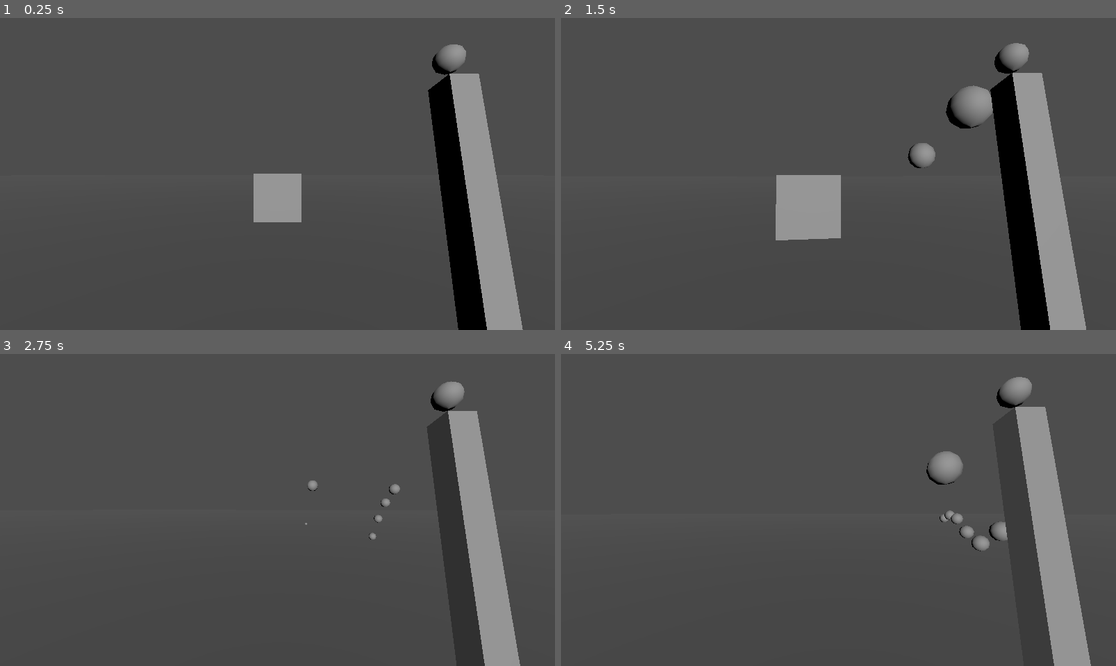
Above: before the commit, frames 1-4 (two rows, left to right).
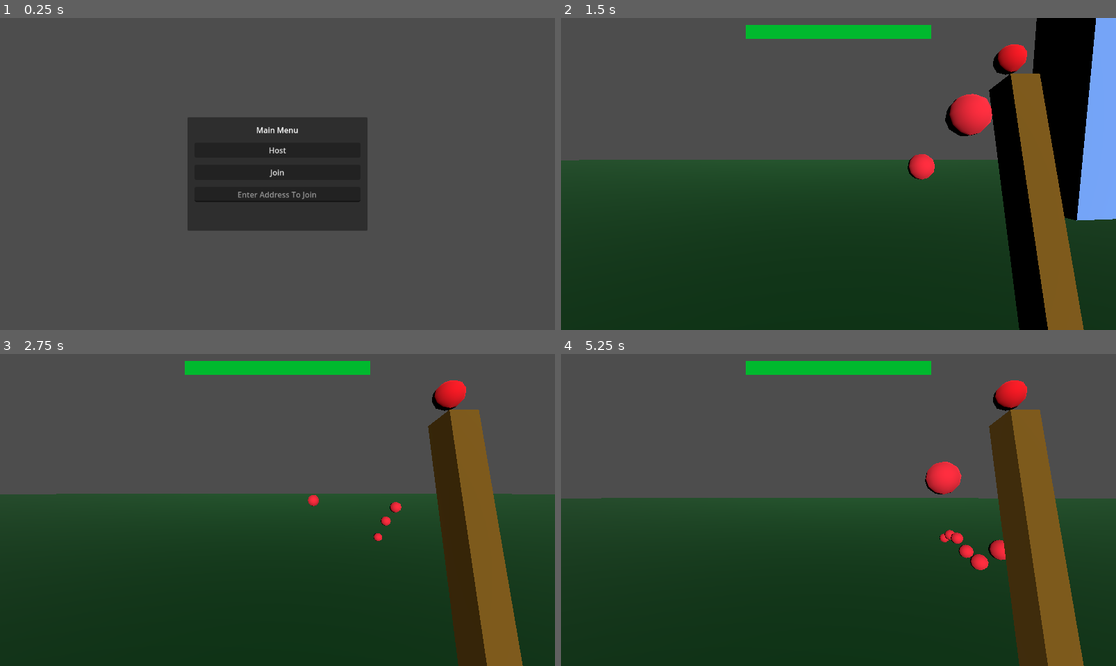
Above: after the commit, the same moments.

Repository: qrdean/Wizards-Duel
Game: Godot game, scene res://world.tscn
Two runs of this game, one before a commit and one after it. Both use one fixed random seed, a clock stepped at 60 frames per second and the inputs below.
Inputs (mouse positions are in pixels of both pictures, inside the frame that each line leads up to):
- Up to frame 1 (0.25 s): no input
- Up to frame 2 (1.5 s): click (838, 149) at 0.5 s, where only the run after the commit has a clickable "Host"; tap Enter at 1.25 s; move the mouse to (866, 174) at 1.27 s; press the mouse at (866, 174) at 1.28 s; hold W (forward) from 1.28 s (still down)
- Up to frame 3 (2.75 s): keep holding W (forward); tap Space (jump) at 1.52, 2.27 s; move the mouse to (249, 510) at 2.02 s; release the mouse at (249, 510) at 2.03 s; click (249, 510) at 2.1 s
- Up to frame 4 (5.25 s): keep holding W (forward); move the mouse to (849, 503) at 2.77 s; press the mouse at (849, 503) at 2.78 s; move the mouse to (832, 516) at 3.52 s; release the mouse at (832, 516) at 3.53 s; click (832, 516) at 3.6 s; tap Space (jump) at 3.77, 4.52 s; move the mouse to (877, 513) at 4.27 s; press the mouse at (877, 513) at 4.28 s; move the mouse to (794, 506) at 5.02 s; release the mouse at (794, 506) at 5.03 s; click (794, 506) at 5.1 s

The runs differ from the first frame. In frame 1, 21% of the frame differs, in the area x 33-95%, y 8-100%; in frame 2, 63%, in the area x 0-100%, y 0-100%; in frame 3, 60%; in frame 4, 60%.
Error after the commit: Assertion failed: UPNP Discover Failed! (res://world.gd:57)

Commit message:
update to accomodate upnp multiplayer

Diff:
--- a/bolt.gd
+++ b/bolt.gd
@@ -1,5 +1,6 @@
 extends Area3D
 
+var caster_id = null
 var speed = 10
 var velocity = Vector3()
 var damage = 25
@@ -10,9 +11,10 @@
 func _physics_process(delta):
 	position -= transform.basis.z * speed * delta
 
-
-func _on_body_entered(body):
-	if body.is_in_group("Enemy"):
-		body.take_damage(damage)
-
+func _on_area_entered(area):
+	print_debug(area)
+	print_debug(area.get_parent().name)
+	var parent = area.get_parent()
+	if parent != null && parent is Player && parent.name != caster_id:
+		parent.take_damage()
 	queue_free()
--- a/bolt.tscn
+++ b/bolt.tscn
@@ -1,6 +1,9 @@
-[gd_scene load_steps=3 format=3 uid="uid://brjjghno16ho7"]
+[gd_scene load_steps=4 format=3 uid="uid://brjjghno16ho7"]
 
 [ext_resource type="Script" path="res://bolt.gd" id="1_rbrq4"]
+
+[sub_resource type="StandardMaterial3D" id="StandardMaterial3D_8ael0"]
+albedo_color = Color(1, 0.145098, 0.223529, 1)
 
 [sub_resource type="SphereShape3D" id="SphereShape3D_logvi"]
 radius = 0.1
@@ -10,8 +13,9 @@
 
 [node name="CSGSphere3D" type="CSGSphere3D" parent="."]
 radius = 0.1
+material = SubResource("StandardMaterial3D_8ael0")
 
 [node name="CollisionShape3D" type="CollisionShape3D" parent="."]
 shape = SubResource("SphereShape3D_logvi")
 
-[connection signal="body_entered" from="." to="." method="_on_body_entered"]
+[connection signal="area_entered" from="." to="." method="_on_area_entered"]
--- a/player.gd
+++ b/player.gd
@@ -1,5 +1,5 @@
 extends CharacterBody3D
-
+class_name Player
 
 const SPEED = 5.0
 const JUMP_VELOCITY = 4.5
@@ -10,22 +10,29 @@
 var mouse_sense: float = 0.1
 @onready var head = $head
 @onready var camera = $head/Camera3D
-@onready var weapons = $weapons
-@onready var staff = $weapons/staff
+@onready var staff = $head/weapons/staff
+var health = 3
 
-signal fire(bullet, position, rotation)
+signal health_changed(health_value)
+
+func _enter_tree():
+	set_multiplayer_authority(str(name).to_int())
 
 func _ready():
+	if not is_multiplayer_authority(): return
+
 	Input.mouse_mode = Input.MOUSE_MODE_CAPTURED
+	camera.current = true
 
 func _input(event):
+	if not is_multiplayer_authority(): return
 	if event is InputEventMouseMotion:
 		rotate_y(deg_to_rad(-event.relative.x * mouse_sense))
 		head.rotate_x(deg_to_rad(-event.relative.y * mouse_sense))
-		weapons.rotate_x(deg_to_rad(-event.relative.y * mouse_sense))
 		head.rotation.x = clamp(head.rotation.x, deg_to_rad(-89), deg_to_rad(89))
 
 func _physics_process(delta):
+	if not is_multiplayer_authority(): return
 	# Add the gravity.
 	if not is_on_floor():
 		velocity.y -= gravity * delta
@@ -35,7 +42,7 @@
 		velocity.y = JUMP_VELOCITY
 
 	if Input.is_action_pressed("fire"):
-		staff.fire_staff_bolt()
+		fire.rpc()
 
 	# Get the input direction and handle the movement/deceleration.
 	# As good practice, you should replace UI actions with custom gameplay actions.
@@ -49,3 +56,14 @@
 		velocity.z = move_toward(velocity.z, 0, SPEED)
 
 	move_and_slide()
+
+func take_damage():
+	health -= 1
+	if health <= 0:
+		health = 3
+		position = Vector3.ZERO
+	health_changed.emit(health)
+
+@rpc("call_local")
+func fire():
+	staff.fire_staff_bolt(name)
--- a/player.tscn
+++ b/player.tscn
@@ -6,7 +6,25 @@
 [sub_resource type="CapsuleShape3D" id="CapsuleShape3D_frqbv"]
 height = 1.7
 
+[sub_resource type="SceneReplicationConfig" id="SceneReplicationConfig_75b50"]
+properties/0/path = NodePath(".:position")
+properties/0/spawn = true
+properties/0/sync = true
+properties/0/watch = false
+properties/1/path = NodePath(".:rotation")
+properties/1/spawn = true
+properties/1/sync = true
+properties/1/watch = false
+properties/2/path = NodePath("head:rotation")
+properties/2/spawn = true
+properties/2/sync = true
+properties/2/watch = false
+
+[sub_resource type="CylinderShape3D" id="CylinderShape3D_x6518"]
+height = 1.7
+
 [node name="CharacterBody3D" type="CharacterBody3D"]
+collision_layer = 2
 script = ExtResource("1_80w44")
 
 [node name="CSGCylinder3D" type="CSGCylinder3D" parent="."]
@@ -23,7 +41,17 @@
 
 [node name="Camera3D" type="Camera3D" parent="head"]
 
-[node name="weapons" type="Node3D" parent="."]
+[node name="weapons" type="Node3D" parent="head"]
+transform = Transform3D(1, 0, 0, 0, 1, 0, 0, 0, 1, 0, -1.30384, 0)
 
-[node name="staff" parent="weapons" instance=ExtResource("1_5d8d7")]
+[node name="staff" parent="head/weapons" instance=ExtResource("1_5d8d7")]
 transform = Transform3D(1, 0, 0, 0, 0.987507, 0.157572, 0, -0.157572, 0.987507, 0.635913, 0.896701, -0.623419)
+
+[node name="MultiplayerSynchronizer" type="MultiplayerSynchronizer" parent="."]
+replication_config = SubResource("SceneReplicationConfig_75b50")
+
+[node name="Area3D" type="Area3D" parent="."]
+
+[node name="CollisionShape3D" type="CollisionShape3D" parent="Area3D"]
+transform = Transform3D(1, 0, 0, 0, 1, 0, 0, 0, 1, 2.08165e-12, 0.85, 2.08165e-12)
+shape = SubResource("CylinderShape3D_x6518")
--- a/weapon.gd
+++ b/weapon.gd
@@ -5,14 +5,15 @@
 
 var can_fire = true
 
-@onready var sphere = $CSGSphere3D
+@onready var sphere = $FlameSphere
 @onready var timer = $Timer
 
-func fire_staff_bolt():
+func fire_staff_bolt(peer_id):
 	if can_fire:
 		can_fire = false
 		timer.start()
 		var newbullet = bullet.instantiate()
+		newbullet.caster_id = peer_id
 		add_child(newbullet)
 		newbullet.transform = sphere.global_transform
 
--- a/weapon.tscn
+++ b/weapon.tscn
@@ -1,18 +1,31 @@
-[gd_scene load_steps=3 format=3 uid="uid://crat4edjm3jh7"]
+[gd_scene load_steps=5 format=3 uid="uid://crat4edjm3jh7"]
 
 [ext_resource type="Script" path="res://weapon.gd" id="1_v6m6j"]
 [ext_resource type="PackedScene" uid="uid://brjjghno16ho7" path="res://bolt.tscn" id="2_ljryb"]
+
+[sub_resource type="StandardMaterial3D" id="StandardMaterial3D_3ada1"]
+albedo_color = Color(0.478431, 0.333333, 0, 1)
+
+[sub_resource type="StandardMaterial3D" id="StandardMaterial3D_jyn71"]
+transparency = 1
+albedo_color = Color(0.976471, 0, 0.0980392, 1)
+emission_enabled = true
+emission = Color(0.00784314, 0, 0, 1)
+subsurf_scatter_strength = 0.74
 
 [node name="staff" type="Node3D"]
 script = ExtResource("1_v6m6j")
 bullet = ExtResource("2_ljryb")
 
-[node name="CSGBox3D" type="CSGBox3D" parent="."]
+[node name="Stick" type="CSGBox3D" parent="."]
+layers = 2
 size = Vector3(0.1, 1.5, 0.1)
+material = SubResource("StandardMaterial3D_3ada1")
 
-[node name="CSGSphere3D" type="CSGSphere3D" parent="."]
+[node name="FlameSphere" type="CSGSphere3D" parent="."]
 transform = Transform3D(1, 0, 0, 0, 1, 0, 0, 0, 1, 0, 0.842187, 0)
 radius = 0.05
+material = SubResource("StandardMaterial3D_jyn71")
 
 [node name="Timer" type="Timer" parent="."]
 wait_time = 0.1
--- a/world.gd
+++ b/world.gd
@@ -1 +1,67 @@
-extends Node3D
+extends Node
+
+@onready var main_menu = $CanvasLayer/MainMenu
+@onready var address_entry = $CanvasLayer/MainMenu/MarginContainer/VBoxContainer/AddressEntry
+@onready var hud = $CanvasLayer/HUD
+@onready var health_bar = $CanvasLayer/HUD/ProgressBar
+
+const Player = preload("res://player.tscn")
+const PORT = 9999
+var enet_peer = ENetMultiplayerPeer.new()
+
+func _on_host_button_pressed():
+	main_menu.hide()
+	hud.show()
+
+	enet_peer.create_server(PORT)
+	multiplayer.multiplayer_peer = enet_peer
+	multiplayer.peer_connected.connect(add_player)
+	multiplayer.peer_disconnected.connect(remove_player)
+
+	add_player(multiplayer.get_unique_id())
+
+	upnp_setup()
+
+func _on_join_button_pressed():
+	main_menu.hide()
+	hud.show()
+
+	# enet_peer.create_client(address_entry.text, PORT)
+	enet_peer.create_client("localhost", PORT)
+	multiplayer.multiplayer_peer = enet_peer
+
+
+func add_player(peer_id):
+	var player = Player.instantiate()
+	player.name = str(peer_id)
+	add_child(player)
+	if player.is_multiplayer_authority():
+		player.health_changed.connect(update_health_bar)
+
+func remove_player(peer_id):
+	var player = get_node_or_null(str(peer_id))
+	if player:
+		player.queue_free()
+
+func update_health_bar(health):
+	health_bar.value = health
+
+func _on_multiplayer_spawner_spawned(node):
+	if node.is_multiplayer_authority():
+		node.health_changed.connect(update_health_bar)
+
+
+func upnp_setup():
+	var upnp = UPNP.new()
+	var discover_result = upnp.discover()
+	assert(discover_result == UPNP.UPNP_RESULT_SUCCESS, \
+		"UPNP Discover Failed!")
+
+	assert(upnp.get_gateway() and upnp.get_gateway().is_valid_gateway(), \
+		"UPNP Invalid Gateway!")
+
+	var map_result = upnp.add_port_mapping(PORT)
+	assert(map_result == UPNP.UPNP_RESULT_SUCCESS, \
+		"UPNP Port Mapping Failed! Error %s" % map_result)
+
+	print("Success! Join Address: %s" % upnp.query_external_address())
--- a/world.tscn
+++ b/world.tscn
@@ -1,23 +1,121 @@
-[gd_scene load_steps=4 format=3 uid="uid://ctevcm235eqif"]
+[gd_scene load_steps=11 format=3 uid="uid://drbsqqyw0o702"]
 
 [ext_resource type="Script" path="res://world.gd" id="1_01kec"]
-[ext_resource type="PackedScene" uid="uid://6dbijodhjvl" path="res://player.tscn" id="1_ajfb4"]
+
+[sub_resource type="StyleBoxFlat" id="StyleBoxFlat_gw7he"]
+bg_color = Color(0.898039, 0.160784, 0, 1)
+
+[sub_resource type="StyleBoxFlat" id="StyleBoxFlat_rx8tp"]
+bg_color = Color(0, 0.72549, 0.180392, 1)
+
+[sub_resource type="StandardMaterial3D" id="StandardMaterial3D_jo5ld"]
+albedo_color = Color(0, 0.341176, 0.117647, 1)
 
 [sub_resource type="BoxShape3D" id="BoxShape3D_egpcj"]
-size = Vector3(500, 0.1, 500)
+size = Vector3(250, 0.1, 250)
 
-[node name="world" type="Node3D"]
+[sub_resource type="StandardMaterial3D" id="StandardMaterial3D_c0kos"]
+albedo_color = Color(0.439216, 0.631373, 0.960784, 1)
+metallic = 0.26
+
+[sub_resource type="BoxShape3D" id="BoxShape3D_8uta0"]
+size = Vector3(1, 10, 1)
+
+[sub_resource type="StandardMaterial3D" id="StandardMaterial3D_s3rl1"]
+albedo_color = Color(0.439216, 0.631373, 0.960784, 1)
+
+[sub_resource type="StandardMaterial3D" id="StandardMaterial3D_xshr5"]
+albedo_color = Color(0.439216, 0.631373, 0.960784, 1)
+
+[sub_resource type="StandardMaterial3D" id="StandardMaterial3D_rywpf"]
+albedo_color = Color(0.439216, 0.631373, 0.960784, 1)
+
+[node name="world" type="Node"]
 script = ExtResource("1_01kec")
 
+[node name="CanvasLayer" type="CanvasLayer" parent="."]
+
+[node name="MainMenu" type="PanelContainer" parent="CanvasLayer"]
+anchors_preset = 15
+anchor_right = 1.0
+anchor_bottom = 1.0
+offset_left = 389.0
+offset_top = 206.0
+offset_right = -389.0
+offset_bottom = -206.0
+grow_horizontal = 2
+grow_vertical = 2
+
+[node name="MarginContainer" type="MarginContainer" parent="CanvasLayer/MainMenu"]
+layout_mode = 2
+theme_override_constants/margin_left = 15
+theme_override_constants/margin_top = 15
+theme_override_constants/margin_right = 15
+theme_override_constants/margin_bottom = 15
+
+[node name="VBoxContainer" type="VBoxContainer" parent="CanvasLayer/MainMenu/MarginContainer"]
+layout_mode = 2
+theme_override_constants/separation = 15
+
+[node name="Label" type="Label" parent="CanvasLayer/MainMenu/MarginContainer/VBoxContainer"]
+layout_mode = 2
+text = "Main Menu
+"
+horizontal_alignment = 1
+vertical_alignment = 1
+
+[node name="HostButton" type="Button" parent="CanvasLayer/MainMenu/MarginContainer/VBoxContainer"]
+layout_mode = 2
+text = "Host
+"
+
+[node name="JoinButton" type="Button" parent="CanvasLayer/MainMenu/MarginContainer/VBoxContainer"]
+layout_mode = 2
+text = "Join"
+
+[node name="AddressEntry" type="LineEdit" parent="CanvasLayer/MainMenu/MarginContainer/VBoxContainer"]
+layout_mode = 2
+placeholder_text = "Enter Address To Join"
+alignment = 1
+caret_blink = true
+caret_blink_interval = 0.5
+
+[node name="HUD" type="Control" parent="CanvasLayer"]
+visible = false
+layout_mode = 3
+anchors_preset = 15
+anchor_right = 1.0
+anchor_bottom = 1.0
+grow_horizontal = 2
+grow_vertical = 2
+
+[node name="ProgressBar" type="ProgressBar" parent="CanvasLayer/HUD"]
+layout_mode = 1
+anchors_preset = 15
+anchor_right = 1.0
+anchor_bottom = 1.0
+offset_left = 384.0
+offset_top = 14.0
+offset_right = -384.0
+offset_bottom = -605.0
+grow_horizontal = 2
+grow_vertical = 2
+theme_override_styles/background = SubResource("StyleBoxFlat_gw7he")
+theme_override_styles/fill = SubResource("StyleBoxFlat_rx8tp")
+max_value = 3.0
+value = 3.0
+show_percentage = false
+
 [node name="CSGBox3D" type="CSGBox3D" parent="."]
-size = Vector3(500, 0.1, 500)
+size = Vector3(250, 0.1, 250)
+material = SubResource("StandardMaterial3D_jo5ld")
 
 [node name="StaticBody3D" type="StaticBody3D" parent="CSGBox3D"]
 
 [node name="CollisionShape3D" type="CollisionShape3D" parent="CSGBox3D/StaticBody3D"]
 shape = SubResource("BoxShape3D_egpcj")
 
-[node name="player" parent="." instance=ExtResource("1_ajfb4")]
+[node name="Node" type="Node" parent="CSGBox3D"]
 
 [node name="lights" type="Node3D" parent="."]
 transform = Transform3D(1, 0, 0, 0, 0.977867, 0.209226, 0, -0.209226, 0.977867, 0, 4.24839, 3.19532)
@@ -25,6 +123,49 @@
 [node name="DirectionalLight3D" type="DirectionalLight3D" parent="lights"]
 
 [node name="CSGBox3D2" type="CSGBox3D" parent="."]
-transform = Transform3D(1, 0, 0, 0, 1, 0, 0, 0, 1, 0, 0.854422, -4.69447)
+transform = Transform3D(1, 0, 0, 0, 1, 0, 0, 0, 1, -9.76823, 4.54852, -4.69447)
+size = Vector3(1, 10, 1)
+material = SubResource("StandardMaterial3D_c0kos")
 
-[connection signal="fire" from="player" to="." method="_on_character_body_3d_fire"]
+[node name="StaticBody3D" type="StaticBody3D" parent="CSGBox3D2"]
+
+[node name="CollisionShape3D" type="CollisionShape3D" parent="CSGBox3D2/StaticBody3D"]
+shape = SubResource("BoxShape3D_8uta0")
+
+[node name="CSGBox3D3" type="CSGBox3D" parent="."]
+transform = Transform3D(1, 0, 0, 0, 1, 0, 0, 0, 1, -8.61964, 4.75477, 13.1545)
+size = Vector3(1, 10, 1)
+material = SubResource("StandardMaterial3D_s3rl1")
+
+[node name="StaticBody3D" type="StaticBody3D" parent="CSGBox3D3"]
+
+[node name="CollisionShape3D" type="CollisionShape3D" parent="CSGBox3D3/StaticBody3D"]
+shape = SubResource("BoxShape3D_8uta0")
+
+[node name="CSGBox3D4" type="CSGBox3D" parent="."]
+transform = Transform3D(1, 0, 0, 0, 1, 0, 0, 0, 1, 5.43588, 5.18397, -4.69447)
+size = Vector3(1, 10, 1)
+material = SubResource("StandardMaterial3D_xshr5")
+
+[node name="StaticBody3D" type="StaticBody3D" parent="CSGBox3D4"]
+
+[node name="CollisionShape3D" type="CollisionShape3D" parent="CSGBox3D4/StaticBody3D"]
+shape = SubResource("BoxShape3D_8uta0")
+
+[node name="CSGBox3D5" type="CSGBox3D" parent="."]
+transform = Transform3D(1, 0, 0, 0, 1, 0, 0, 0, 1, 7.72355, 5.19746, 11.197)
+size = Vector3(1, 10, 1)
+material = SubResource("StandardMaterial3D_rywpf")
+
+[node name="StaticBody3D" type="StaticBody3D" parent="CSGBox3D5"]
+
+[node name="CollisionShape3D" type="CollisionShape3D" parent="CSGBox3D5/StaticBody3D"]
+shape = SubResource("BoxShape3D_8uta0")
+
+[node name="MultiplayerSpawner" type="MultiplayerSpawner" parent="."]
+_spawnable_scenes = PackedStringArray("res://player.tscn")
+spawn_path = NodePath("..")
+
+[connection signal="pressed" from="CanvasLayer/MainMenu/MarginContainer/VBoxContainer/HostButton" to="." method="_on_host_button_pressed"]
+[connection signal="pressed" from="CanvasLayer/MainMenu/MarginContainer/VBoxContainer/JoinButton" to="." method="_on_join_button_pressed"]
+[connection signal="spawned" from="MultiplayerSpawner" to="." method="_on_multiplayer_spawner_spawned"]
Not shown: 1 places in player.tscn that only renumber resources
